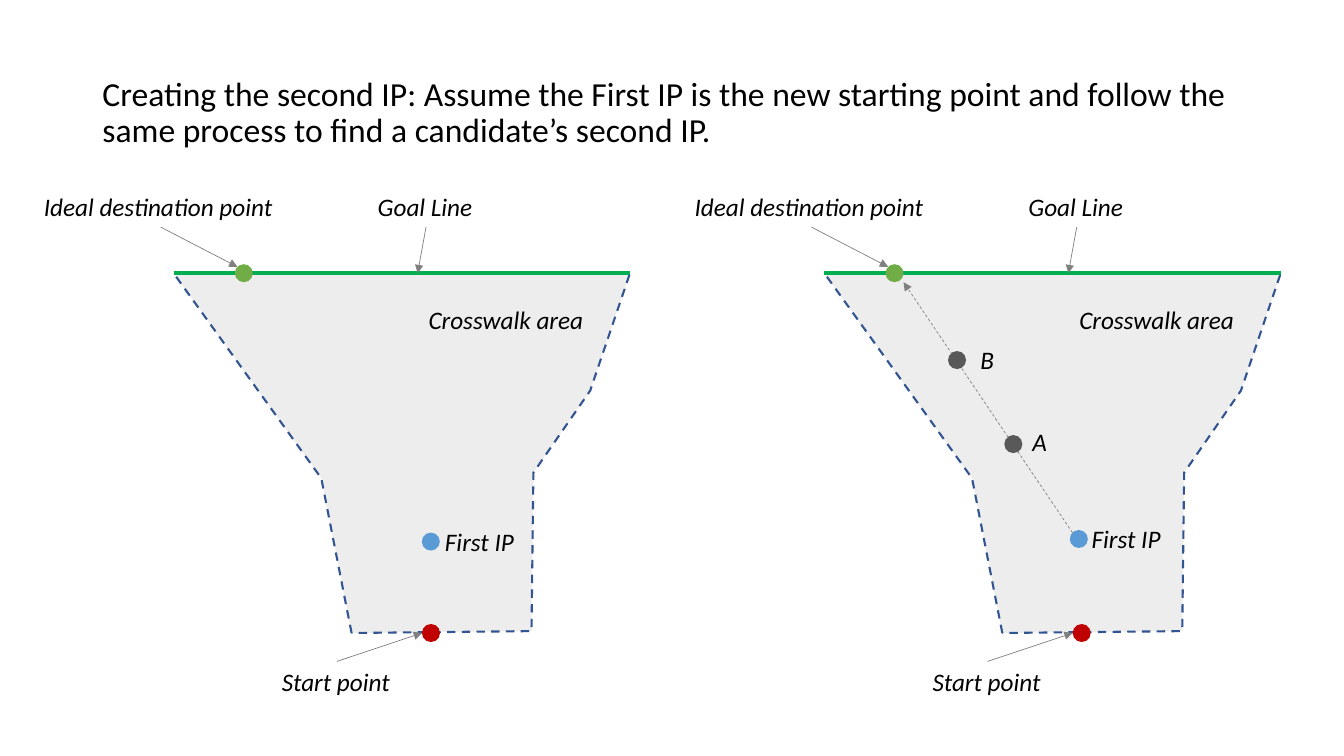
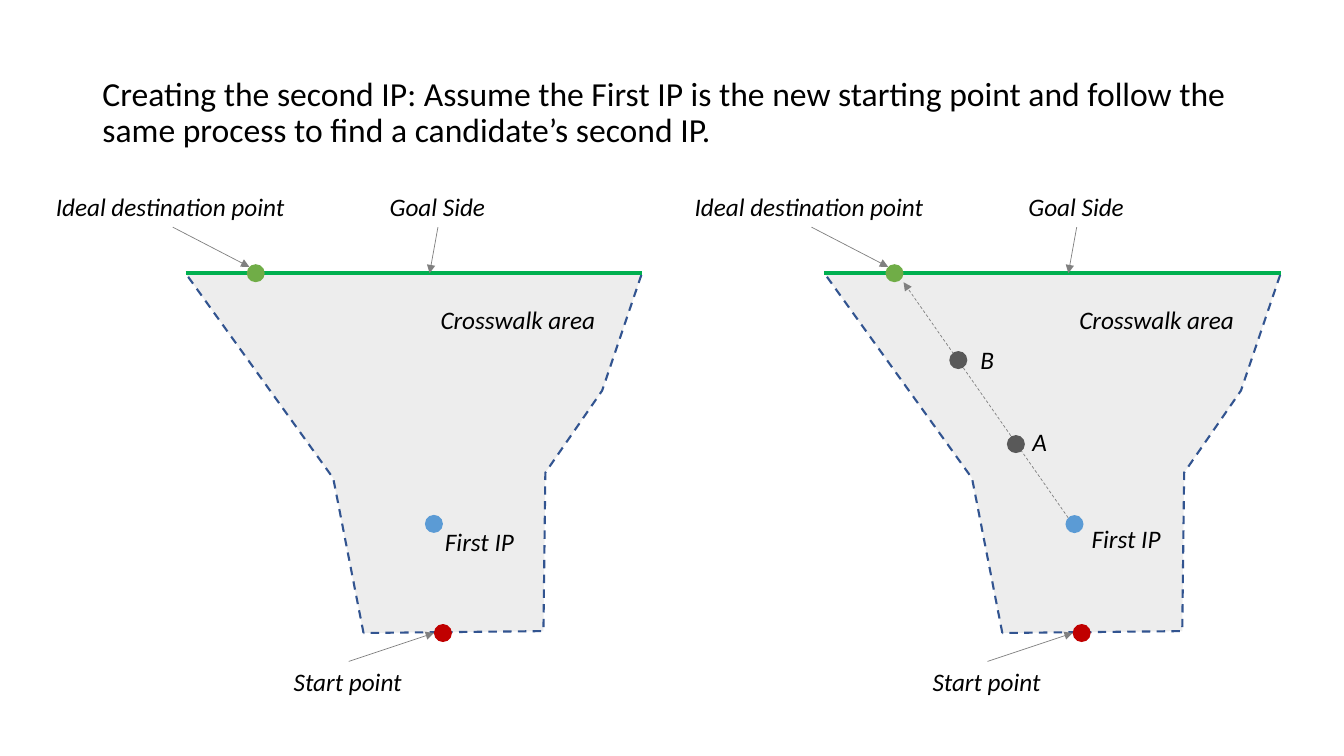
Before and after one commit to adhocmaster/carla-jaywalker-experiments, a slide deck: slide 12 of docs/Soft-Trajectory-Generation.pptx (slide 13 before the commit). Drawn at 1344x756 pixels with LibreOffice and Linux fonts; fonts in the diff are those of the drawing. Boxes give left, top, right and bottom in pixels: in the first picture for what was removed or moved away, otherwise in the second. Text is boxed around its words. In the diff, an @@ line names an element or a change of style, - is before the commit and + after.

Commit message:
more docs on crosswalk modeling

```diff
--- a/docs/Soft-Trajectory-Generation.pptx
+++ b/docs/Soft-Trajectory-Generation.pptx
@@ text at (x1=390, y1=198, x2=485, y2=216): text changed @@
-Goal Line
+Goal Side
@@ text at (x1=1028, y1=198, x2=1124, y2=216): text changed @@
-Goal Line
+Goal Side
@@ 2 texts, 2 arrows, 1 ellipse moved together from (x1=44, y1=198, x2=422, y2=695) to (x1=56, y1=198, x2=435, y2=695) @@
@@ 1 text, 1 ellipse, 1 line, 1 freeform shape, 1 arrow moved together from (x1=173, y1=227, x2=630, y2=642) to (x1=186, y1=227, x2=642, y2=642) @@
@@ arrow moved from (1073, 532) - (903, 282) to (1069, 518) - (903, 282) @@
@@ ellipse moved from (x1=422, y1=532, x2=441, y2=551) to (x1=425, y1=515, x2=444, y2=533) @@
@@ ellipse moved from (x1=1070, y1=530, x2=1088, y2=548) to (x1=1066, y1=515, x2=1084, y2=533) @@
```
Also in this commit, not shown: 15 other slides changed, 2 slides added, 3 slides removed, 11 other files.
